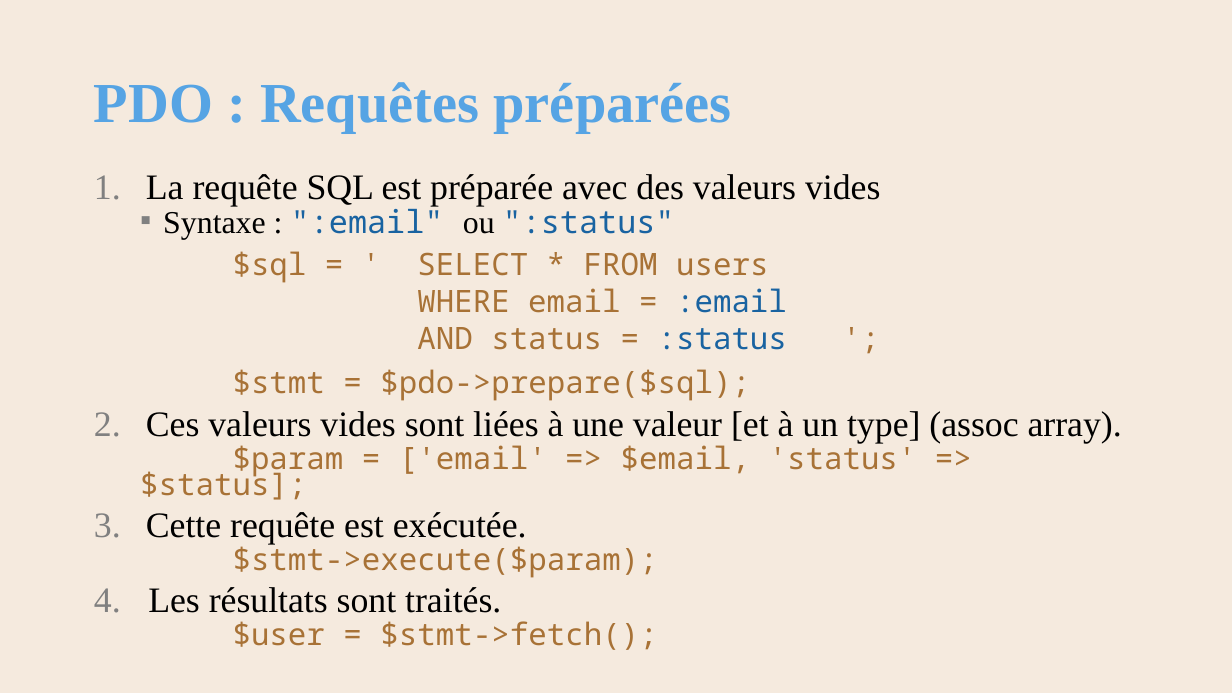
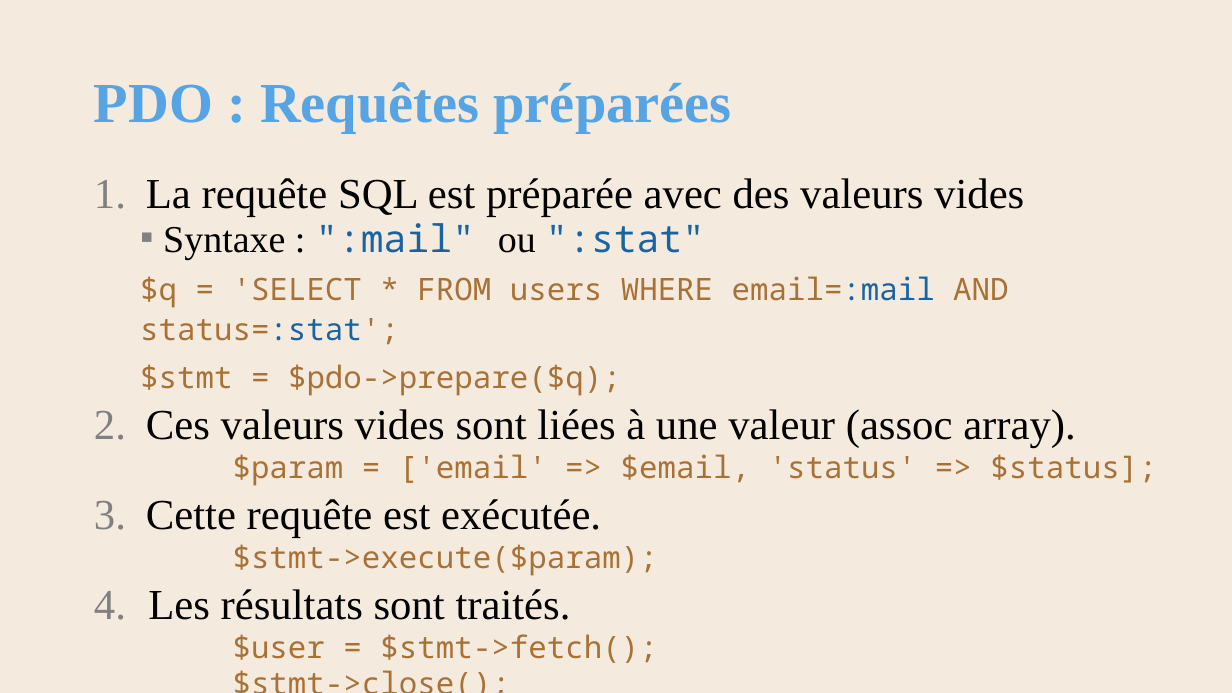
Before and after one commit to AlainWafflard/4IPW3, a slide deck: slide 31 of syllabus/24_intégration_SQL/syllabus_24_sql.pptx (slide 32 before the commit). Drawn at 1232x693 pixels with LibreOffice and Linux fonts; fonts in the diff are those of the drawing; background and template pictures are left out. Boxes give left, top, right and bottom in pixels: in the first picture for what was removed or moved away, otherwise in the second. Text is boxed around its words. In the diff, an @@ line names an element or a change of style, - is before the commit and + after.

```diff
--- a/syllabus/24_intégration_SQL/syllabus_24_sql.pptx
+++ b/syllabus/24_intégration_SQL/syllabus_24_sql.pptx
@@ text at (140, 178, 1156, 663): paragraph added @@
+  $stmt->close();
@@ text at (146, 178, 1156, 663): size 27.9 to 33.3 pt in "La requête SQL est préparée avec des ...", "Cette requête est exécutée.", "Les résultats sont traités."; size 24 to 24.1 pt in "$param = ['email' => $email, 'status' => ...", "$stmt->execute($param);", "$user = $stmt->fetch();"; line spacing 0.7 to 0.8 @@
@@ text at (140, 216, 1076, 448): text changed; size 24 to 24.1 pt @@
-  ▪ Syntaxe : ":email" ou ":status"
-  $sql = ' SELECT * FROM users
-  WHERE email = :email
-  AND status = :status ';
-  $stmt = $pdo->prepare($sql);
-2. Ces valeurs vides sont liées à une valeur [et à un type] (assoc array).
+  ▪ Syntaxe : ":mail" ou ":stat"
+  $q = 'SELECT * FROM users WHERE email=:mail AND status=:stat';
+  $stmt = $pdo->prepare($q);
+2. Ces valeurs vides sont liées à une valeur (assoc array).
```
Also in this commit, not shown: 9 other slides changed, 1 slide added, 2 slides removed, 5 other files.
